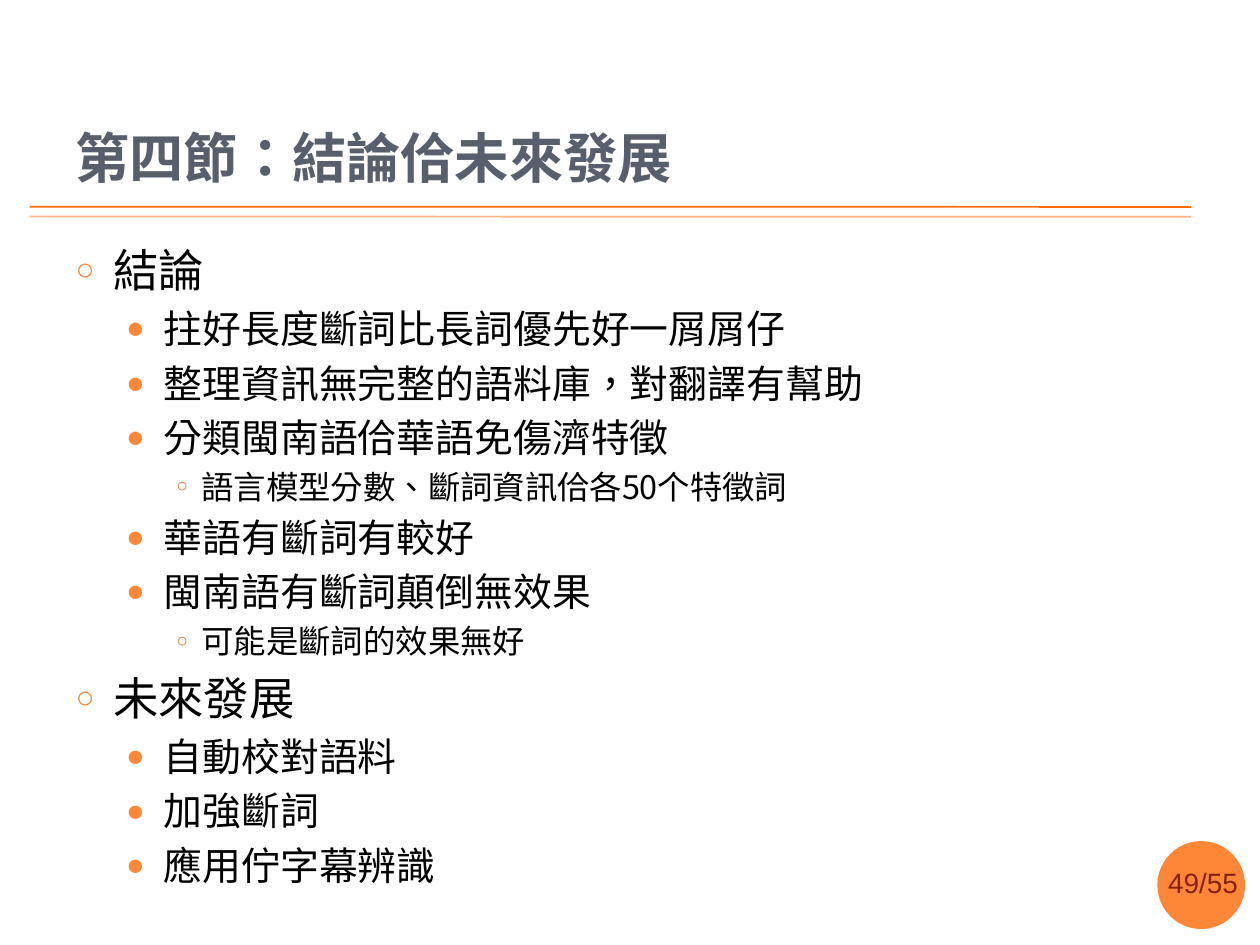
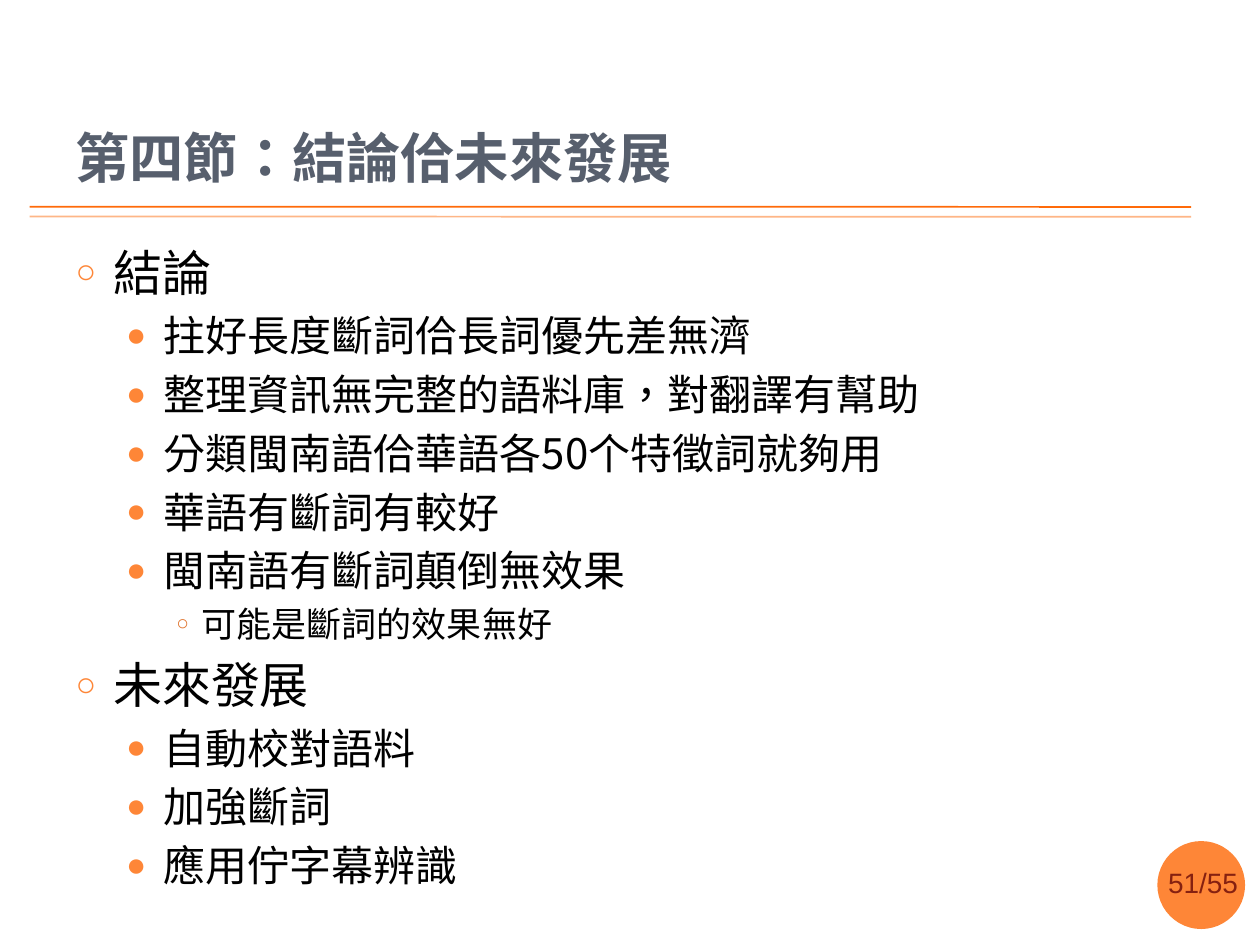
Before and after one commit to sih4sing5hong5/po3-ko3_tau5-iann2-phinn3, a slide deck: slide 51 of 翻譯報告.pptx (slide 49 before the commit). Drawn at 1260x945 pixels with LibreOffice and Linux fonts; fonts in the diff are those of the drawing; background and template pictures are left out. Boxes give left, top, right and bottom in pixels: in the first picture for what was removed or moved away, otherwise in the second. Text is boxed around its words. In the diff, an @@ line names an element or a change of style, - is before the commit and + after.

```diff
--- a/翻譯報告.pptx
+++ b/翻譯報告.pptx
@@ text at box(113, 249, 920, 885): size 25.9 to 28 pt in "結論", "未來發展"; size 22.2 to 24 pt in "整理資訊無完整的語料庫，對翻譯有幫助", "華語有斷詞有較好", "閩南語有斷詞顛倒無效果", "自動校對語料" and 2 more places; size 18.5 to 20 pt in "可能是斷詞的效果無好" @@
@@ text at box(164, 315, 752, 355): text changed; size 22.2 to 24 pt @@
-  ● 拄好長度斷詞比長詞優先好一屑屑仔
+  ● 拄好長度斷詞佮長詞優先差無濟
@@ text at box(164, 433, 883, 473): text changed; size 18.5 to 24 pt @@
-  ● 分類閩南語佮華語免傷濟特徵
-    ○ 語言模型分數、斷詞資訊佮各50个特徵詞
+  ● 分類閩南語佮華語各50个特徵詞就夠用
@@ page number at box(1168, 873, 1238, 893): text changed @@
-49/55
+51/55
```
Also in this commit, not shown: 11 other slides changed, 2 slides removed.
